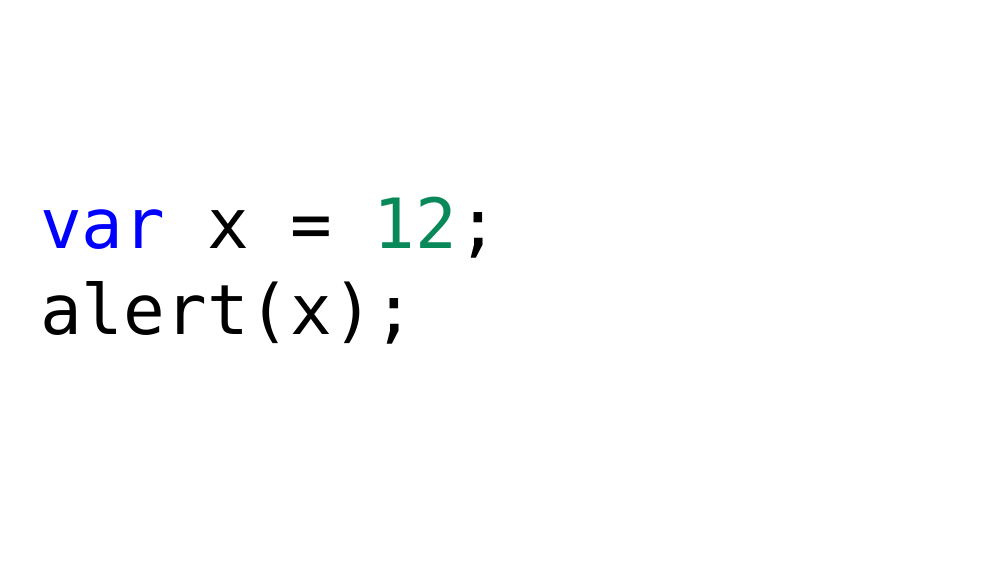
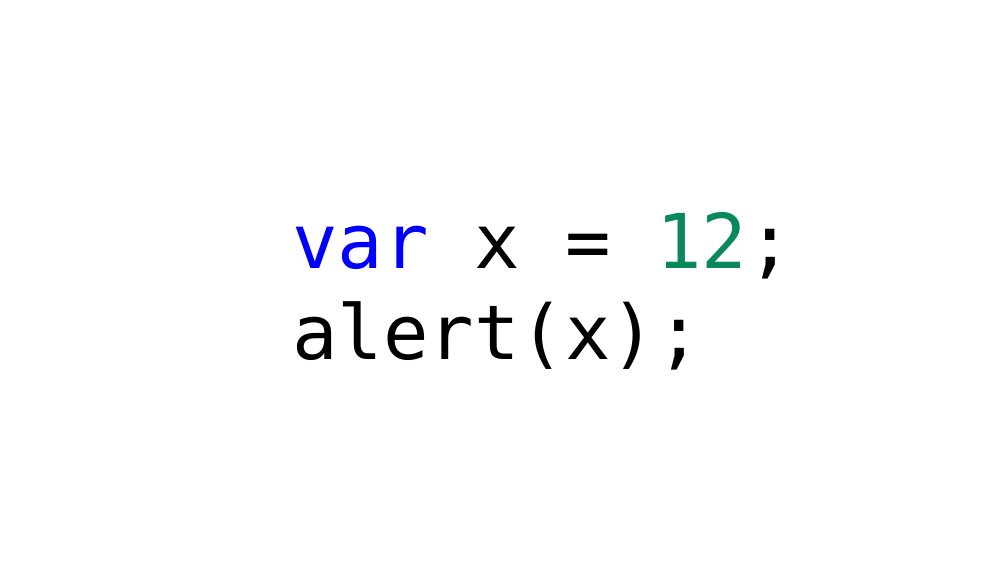
Before and after one commit to hytechclub/web-102, a slide deck: slide 10 of Week05/BeTheComputer.pptx. Drawn at 1008x567 pixels with LibreOffice and Linux fonts; fonts in the diff are those of the drawing; background and template pictures are left out. Boxes give left, top, right and bottom in pixels: in the first picture for what was removed or moved away, otherwise in the second. Text is boxed around its words. In the diff, an @@ line names an element or a change of style, - is before the commit and + after.

```diff
--- a/Week05/BeTheComputer.pptx
+++ b/Week05/BeTheComputer.pptx
@@ text "var x = 12;": place and size @@
-text "var x = 12;" at box(40, 196, 499, 344)
+text "var x = 12;" at box(292, 212, 793, 370)
@@ text "var x = 12;" at box(292, 212, 793, 370): size 66 to 72 pt; line spacing 0.9 to 1; less space between paragraphs; vertical alignment top to middle @@
```
Also in this commit, not shown: 17 other slides changed, 1 slide added, 1 slide removed, 4 other files.
